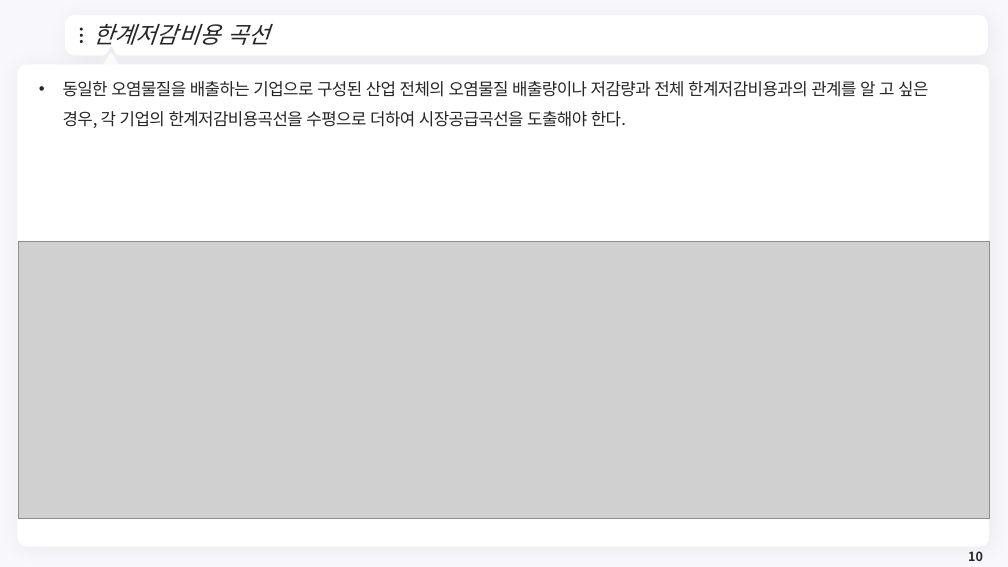
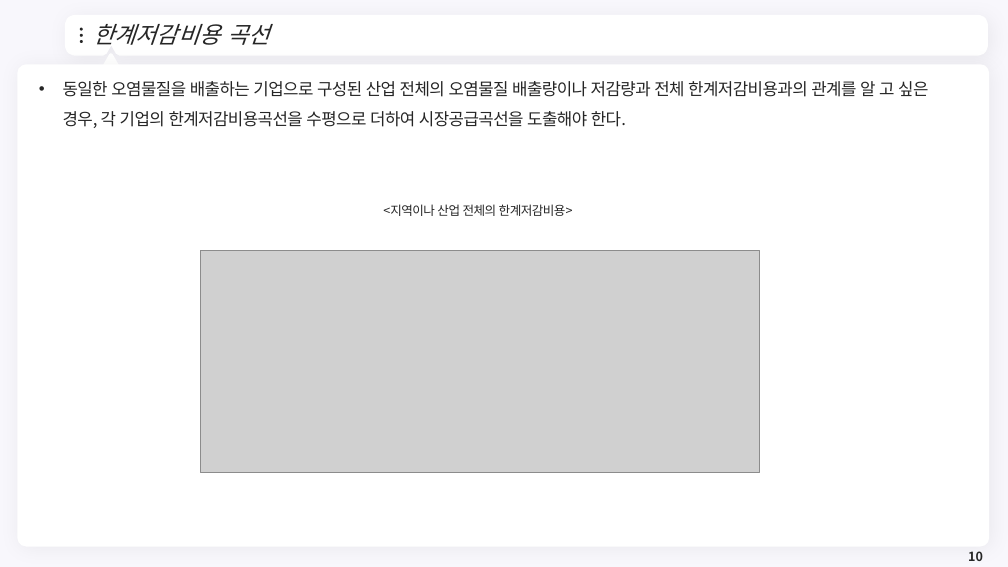
Before and after one commit to meandthey/Teaching, a slide deck: slide 10 of 환경경제학/2026-1/환경경제학_Chapter_05.pptx. Drawn at 1008x567 pixels with LibreOffice and Linux fonts; fonts in the diff are those of the drawing; grey boxes stand for pictures; background and template pictures are left out. Boxes give left, top, right and bottom in pixels: in the first picture for what was removed or moved away, otherwise in the second. Text is boxed around its words. In the diff, an @@ line names an element or a change of style, - is before the commit and + after.

```diff
--- a/환경경제학/2026-1/환경경제학_Chapter_05.pptx
+++ b/환경경제학/2026-1/환경경제학_Chapter_05.pptx
@@ text added at [383, 204, 573, 216], 12 pt, text #262626 @@
+<지역이나 산업 전체의 한계저감비용>
@@ picture removed at [18, 242, 989, 519] @@
@@ picture added at [200, 250, 760, 473] @@
```
Also in this commit, not shown: 8 other slides changed, 9 other files.
